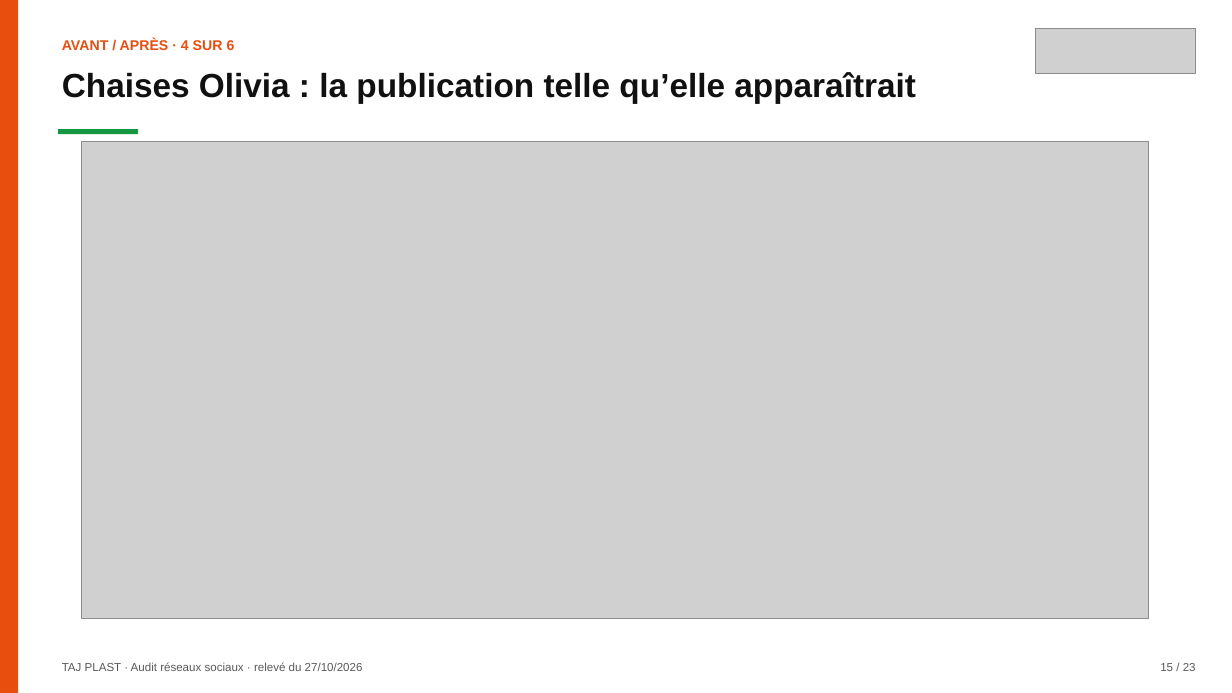
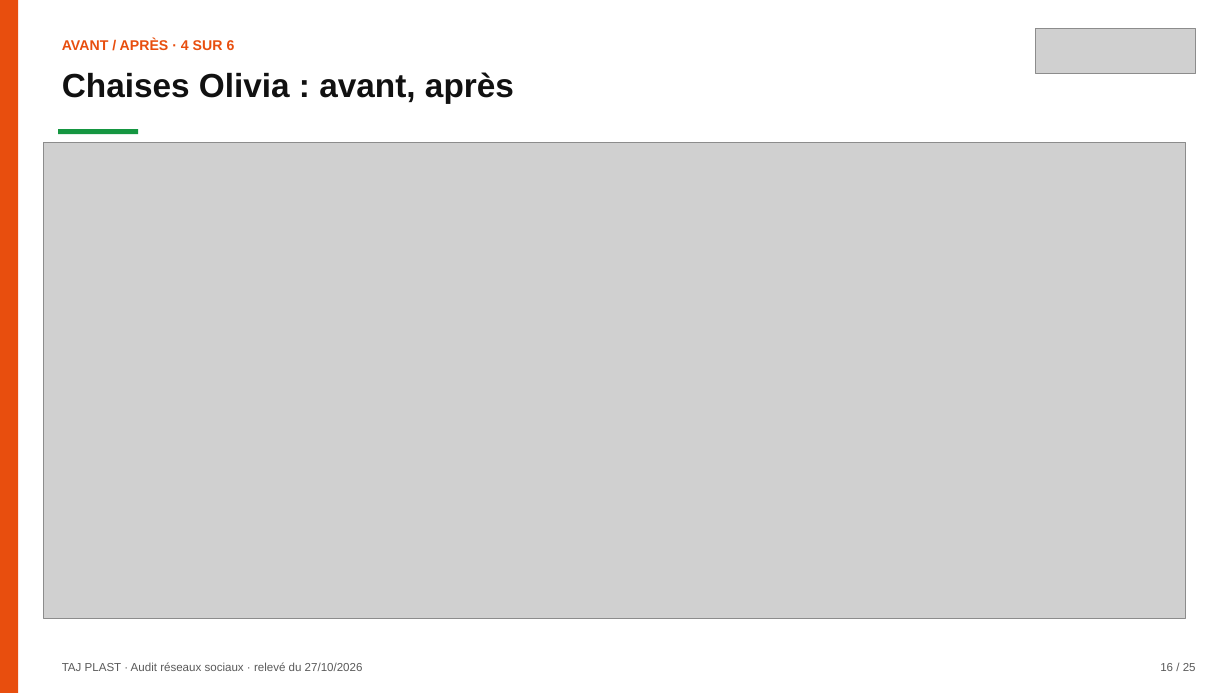
Before and after one commit to leslita06/fatima-unifood-fictif, a slide deck: slide 16 of tmp-tj/261028_tajplast_audit-reseaux-sociaux_v2.pptx (slide 15 before the commit). Drawn at 1232x693 pixels with LibreOffice and Linux fonts; fonts in the diff are those of the drawing; grey boxes stand for pictures. Boxes give left, top, right and bottom in pixels: in the first picture for what was removed or moved away, otherwise in the second. Text is boxed around its words. In the diff, an @@ line names an element or a change of style, - is before the commit and + after.

```diff
--- a/tmp-tj/261028_tajplast_audit-reseaux-sociaux_v2.pptx
+++ b/tmp-tj/261028_tajplast_audit-reseaux-sociaux_v2.pptx
@@ text at [62,72,514,103]: text changed @@
-Chaises Olivia : la publication telle qu’elle apparaîtrait
+Chaises Olivia : avant, après
@@ picture: place and size @@
-picture at [81,142,1149,619]
+picture at [43,142,1186,618]
```
Also in this commit, not shown: 23 other slides changed, 1 slide added.
